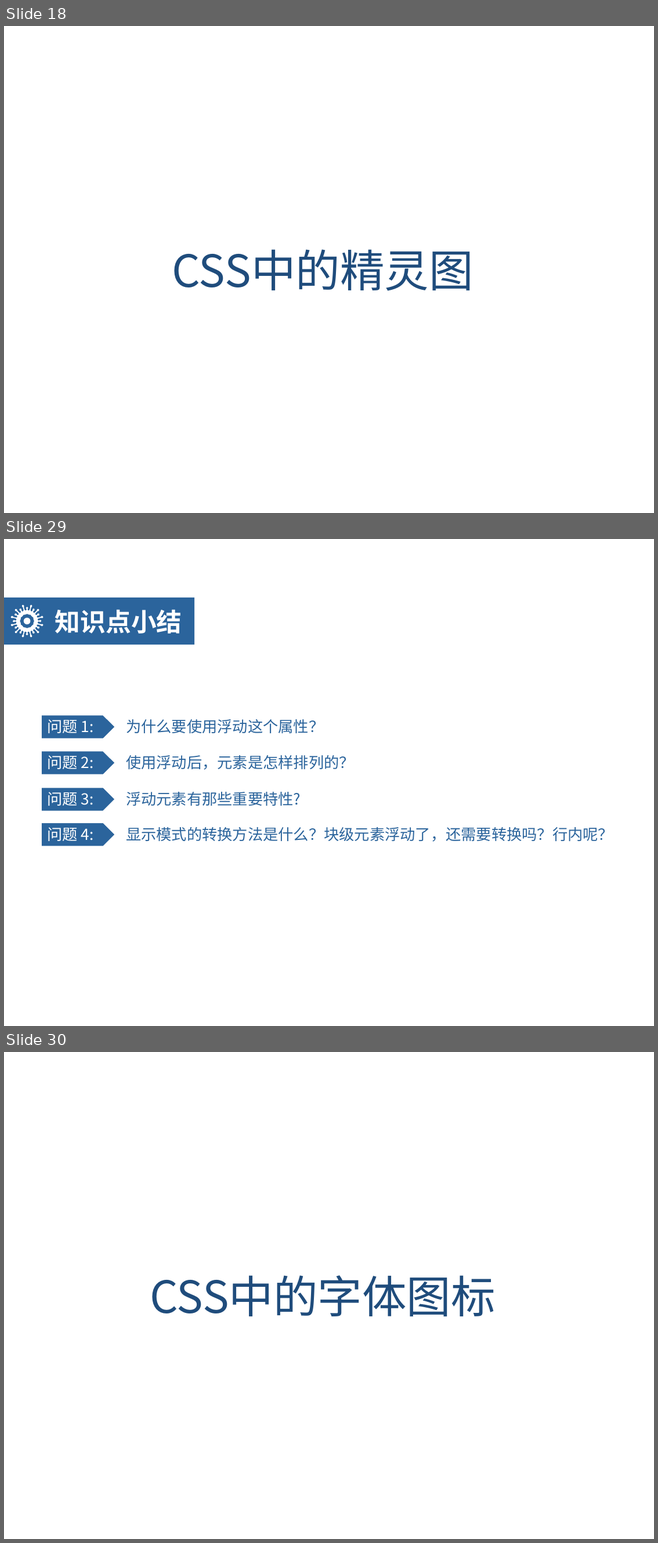
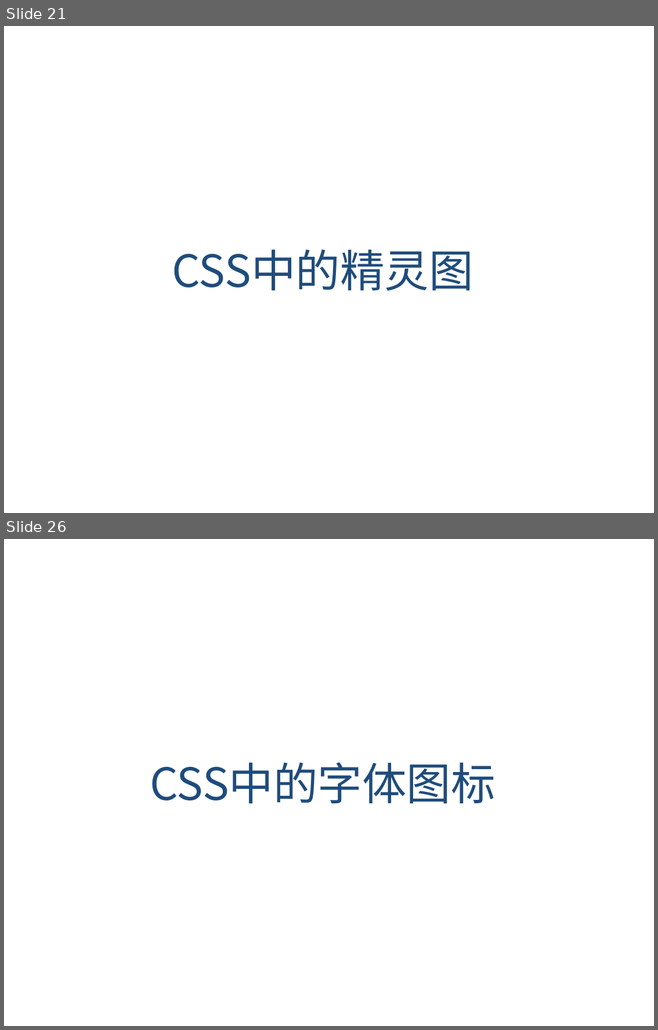
Before and after one commit to Ischenchenya/HTMLandCSSCourse, a slide deck: day06-CSS3/teach/day06-HTML5CSS3.pptx. Shown one above the other, each under a label of ours: slides 18, 29 and 30 before the commit, slides 21 and 26 after it; the slides between them are not shown. The pictures are 658x1543 and 658x1030 pixels, drawn with LibreOffice and Linux fonts; fonts in the diff are those of the drawing; background and template pictures are left out. Boxes give left, top, right and bottom in pixels: in the first picture for what was removed or moved away, otherwise in the second. Text is boxed around its words. In the diff, an @@ line names an element or a change of style, - is before the commit and + after.

```diff
--- a/day06-CSS3/teach/day06-HTML5CSS3.pptx
+++ b/day06-CSS3/teach/day06-HTML5CSS3.pptx
@@ slide 29 removed at <box>4,539,654,1026</box>, background picture (left out) @@
@@ rectangle removed at <box>4,598,194,645</box> @@
@@ freeform shape removed at <box>11,605,43,637</box> @@
@@ text removed at <box>55,610,182,634</box> @@
-知识点小结
@@ freeform shape removed at <box>41,715,115,739</box> @@
@@ text removed at <box>47,719,94,733</box> @@
-问题 1:
@@ text removed at <box>126,719,324,734</box> @@
-为什么要使用浮动这个属性？
@@ freeform shape removed at <box>41,751,115,775</box> @@
@@ text removed at <box>47,755,94,769</box> @@
-问题 2:
@@ text removed at <box>126,755,354,770</box> @@
-使用浮动后，元素是怎样排列的？
@@ freeform shape removed at <box>41,787,115,812</box> @@
@@ text removed at <box>47,792,94,806</box> @@
-问题 3:
@@ text removed at <box>126,792,300,806</box> @@
-浮动元素有那些重要特性?
@@ freeform shape removed at <box>41,823,115,847</box> @@
@@ text removed at <box>47,827,94,841</box> @@
-问题 4:
@@ text removed at <box>126,827,613,842</box> @@
-显示模式的转换方法是什么？块级元素浮动了，还需要转换吗？行内呢？
@@ what was slide 18 is now slide 21 @@
@@ what was slide 30 is now slide 26 @@
```
Also in this commit, not shown: 10 slides changed, 15 slides added, 21 other slides removed.
